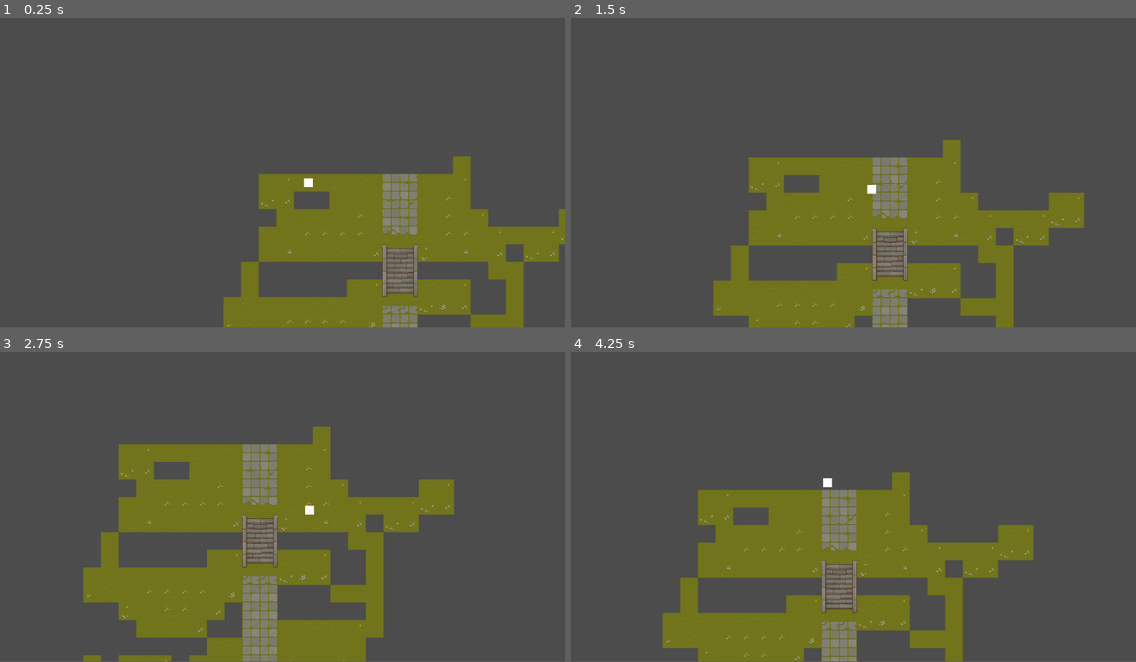
Above: before the commit, frames 1-4 (two rows, left to right).
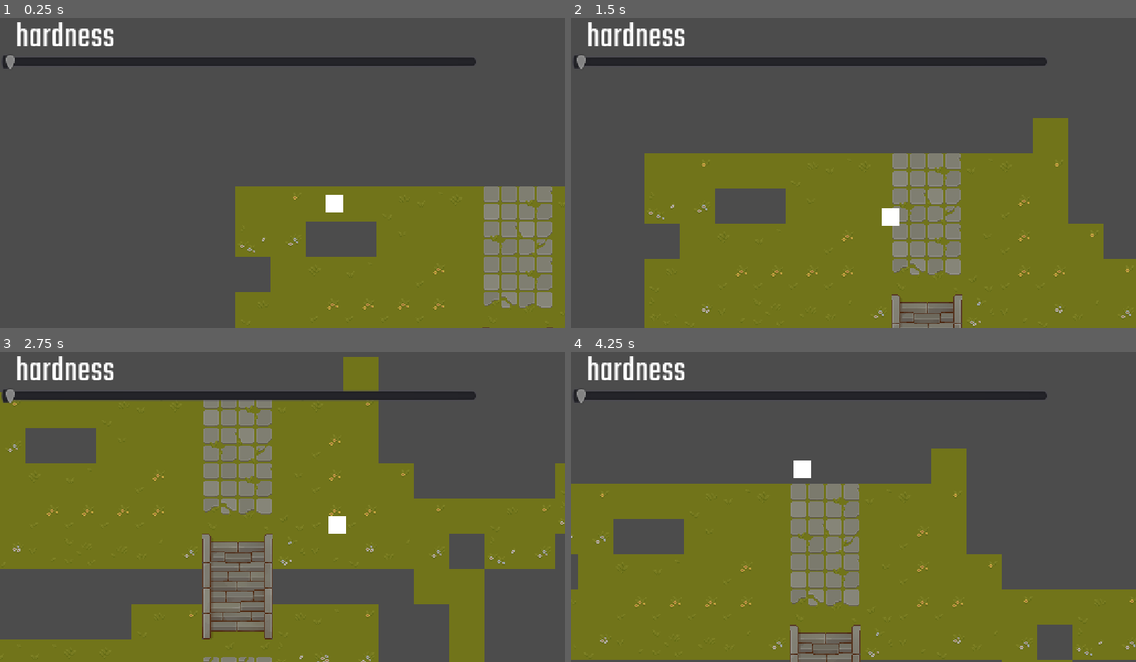
Above: after the commit, the same moments.

Repository: IndieGameDev4Real/Bofa2
Game: Godot game, scene res://scenes/levels/main.tscn
Same seed, same stepped clock (60 frames per second), same inputs: the game is played once before the commit and once after it.
Inputs:
- Up to frame 1 (0.25 s): no input
- Up to frame 2 (1.5 s): hold D (move_right) 0.53-1.28 s; tap Space (roll) at 0.6, 1.35 s; hold S (move_down) from 1.28 s (still down)
- Up to frame 3 (2.75 s): release S (move_down) at 2.03 s; hold D (move_right) from 2.03 s (still down); tap Space (roll) at 2.1 s
- Up to frame 4 (4.25 s): release D (move_right) at 2.78 s; hold W (move_up) 2.78-3.53 s; tap Space (roll) at 2.85, 3.6 s; hold A (move_left) from 3.53 s (still down)
The window is 800x468 before the commit and 800x469 after it. Grey fills any space a smaller window leaves; there, only what the larger window draws over its background counts as a difference.

The runs differ from the first frame. In frame 1, 20% of the frame differs, in the area x 0-100%, y 1-100%; in frame 2, 32%; in frame 3, 48%; in frame 4, 34%.

Commit message:
started messing with UI

Diff:
--- /dev/null
+++ b/assets/fonts/teko.tres
@@ -0,0 +1,7 @@
+[gd_resource type="DynamicFont" load_steps=2 format=2]
+
+[ext_resource path="res://assets/fonts/Teko/Teko-Regular.ttf" type="DynamicFontData" id=1]
+
+[resource]
+size = 32
+font_data = ExtResource( 1 )
--- a/project.godot
+++ b/project.godot
@@ -38,6 +38,8 @@
 
 [display]
 
+window/size/width=512
+window/size/height=300
 window/size/test_width=1024
 window/size/test_height=600
 window/stretch/mode="viewport"
--- /dev/null
+++ b/scenes/INGAME_UI.tscn
@@ -0,0 +1,34 @@
+[gd_scene load_steps=3 format=2]
+
+[ext_resource path="res://assets/fonts/teko.tres" type="DynamicFont" id=1]
+
+[sub_resource type="Theme" id=2]
+default_font = ExtResource( 1 )
+
+[node name="INGAME_UI" type="Control"]
+anchor_right = 1.0
+anchor_bottom = 1.0
+__meta__ = {
+"_edit_use_anchors_": false
+}
+
+[node name="HSlider" type="HSlider" parent="."]
+margin_left = 0.897949
+margin_top = 44.8985
+margin_right = 431.898
+margin_bottom = 70.8985
+__meta__ = {
+"_edit_use_anchors_": false
+}
+
+[node name="Label" type="RichTextLabel" parent="."]
+margin_left = 14.0
+margin_top = 13.0
+margin_right = 129.0
+margin_bottom = 48.0
+theme = SubResource( 2 )
+text = "hardness"
+scroll_active = false
+__meta__ = {
+"_edit_use_anchors_": false
+}
--- a/scenes/levels/main.tscn
+++ b/scenes/levels/main.tscn
@@ -1,8 +1,9 @@
-[gd_scene load_steps=6 format=2]
+[gd_scene load_steps=7 format=2]
 
 [ext_resource path="res://scenes/objects/Player.tscn" type="PackedScene" id=1]
 [ext_resource path="res://scenes/objects/CameraFollow.gd" type="Script" id=2]
 [ext_resource path="res://assets/tiles/lame_tile.tres" type="TileSet" id=3]
+[ext_resource path="res://scenes/INGAME_UI.tscn" type="PackedScene" id=4]
 
 [sub_resource type="Shader" id=1]
 code = "shader_type canvas_item;
@@ -50,3 +51,7 @@
 leash = Vector2( 25, 25 )
 min_speed = Vector2( 1, 1 )
 target_path = NodePath("../Michael")
+
+[node name="UI" type="CanvasLayer" parent="."]
+
+[node name="INGAME_UI" parent="UI" instance=ExtResource( 4 )]
Not shown, added: assets/fonts/Saira_Condensed/OFL.txt
Binary file added: assets/fonts/Saira_Condensed/SairaCondensed-Black.ttf
Binary file added: assets/fonts/Saira_Condensed/SairaCondensed-Bold.ttf
Binary file added: assets/fonts/Saira_Condensed/SairaCondensed-ExtraBold.ttf
Binary file added: assets/fonts/Saira_Condensed/SairaCondensed-ExtraLight.ttf
Binary file added: assets/fonts/Saira_Condensed/SairaCondensed-Light.ttf
Binary file added: assets/fonts/Saira_Condensed/SairaCondensed-Medium.ttf
Binary file added: assets/fonts/Saira_Condensed/SairaCondensed-Regular.ttf
Binary file added: assets/fonts/Saira_Condensed/SairaCondensed-SemiBold.ttf
Binary file added: assets/fonts/Saira_Condensed/SairaCondensed-Thin.ttf
Not shown, added: assets/fonts/Teko/OFL.txt
Binary file added: assets/fonts/Teko/Teko-Bold.ttf
(and 4 more such lines)
